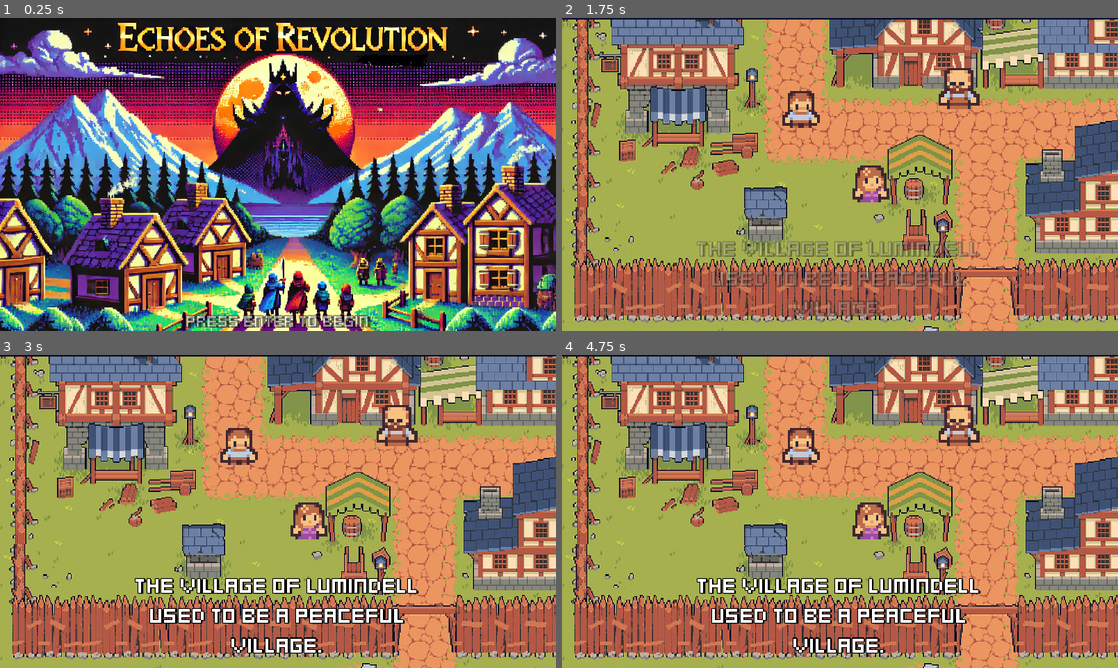
Above: before the commit, frames 1-4 (two rows, left to right).
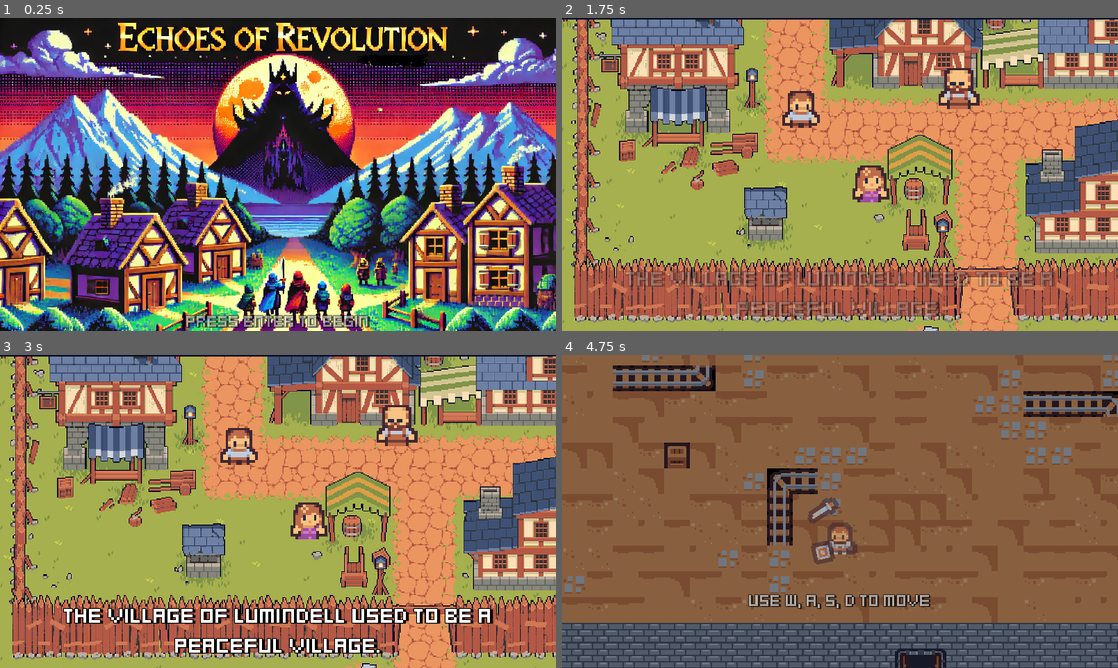
Above: after the commit, the same moments.

Repository: Salty9/GameJam
Game: Godot game, scene res://scenes/main.tscn
Two runs of this game, one before a commit and one after it. Both use one fixed random seed, a clock stepped at 60 frames per second and the inputs below.
Inputs (mouse positions are in pixels of both pictures, inside the frame that each line leads up to):
- Up to frame 1 (0.25 s): no input
- Up to frame 2 (1.75 s): tap Enter (ui_accept) at 0.5, 0.77, 0.8, 1.07, 1.35, 1.52 s; move the mouse to (962, 158) at 0.52 s; hold Right (ui_right) 0.53-1.28 s; click (962, 158) at 0.6 s; move the mouse to (728, 190) at 1.27 s; hold Down (ui_down) from 1.28 s (still down); click (728, 190) at 1.55 s
- Up to frame 3 (3 s): tap Enter (ui_accept) at 1.82, 2.3, 2.75 s; move the mouse to (333, 442) at 2.02 s; release Down (ui_down) at 2.03 s; hold Right (ui_right) 2.03-2.78 s; click (333, 442) at 2.1 s; move the mouse to (250, 574) at 2.77 s; hold Up (ui_up) from 2.78 s (still down); tap Shift (defend) at 2.85 s
- Up to frame 4 (4.75 s): tap Enter (ui_accept) at 3.02, 3.32, 3.5, 3.77, 3.8, 4.07, 4.52 s; click (812, 574) at 3.05 s; move the mouse to (1006, 558) at 3.52 s; release Up (ui_up) at 3.53 s; hold Left (ui_left) from 3.53 s (still down); tap Q (weapon_1) at 3.6 s; tap T (debug) at 4.15 s; move the mouse to (673, 464) at 4.27 s; tap E (weapon_2) at 4.35 s; click (673, 464) at 4.55 s

The runs differ from the first frame. In frame 1, 0.3% of the frame differs, in the area x 33-67%, y 94-100%; in frame 2, 5.4%; in frame 3, 6.4%; in frame 4, 98%, in the area x 0-100%, y 0-100%.

Commit message:
done

Diff:
--- a/data/story_separated.json
+++ b/data/story_separated.json
@@ -1,10 +1,10 @@
 {
-	"0":["The village of Lumindell used to be a peaceful village.","Everyone going about their own day like usual."],
-	"1":["On one unforeseen day,","they were attacked by the king's henchmen."],
-	"2":["The henchmen killed everyone in sight, none spared.","They looted the village and took the spoils of war to the king."],
-	"3":["By the time the young men returned from the hunt, it was too late. the whole town was massacred"],
-	"4":["Enough was enough.","No longer would they bear the whims and folly of the king..."],
-	"5":["Taking up their arms, they make their way towards the despotic king","with one thing in mind..."],
-	"6":["the brave heroes make their way through a barren, wasteland filled with deadly creatures","to avenge their fallen countrymen and to put an end to this reign of tyranny"],
-	"7":["the journey:","long and arduous, losses sufferred and lives lost, they rose to the occasion because heroes never die"]
+	"0":["The village of Lumindell used to be a peaceful village.","Everyone going about their own day like usual.","press enter to continue..."],
+	"1":["On one unforeseen day,","they were attacked by the king's henchmen.","press enter to continue..."],
+	"2":["The henchmen killed everyone in sight, none spared.","They looted the village and took the spoils of war to the king.","press enter to continue..."],
+	"3":["By the time the young men returned from the hunt, it was too late. the whole town was massacred","press enter to continue..."],
+	"4":["Enough was enough.","No longer would they bear the whims and folly of the king...","press enter to continue..."],
+	"5":["Taking up their arms, they make their way towards the despotic king","with one thing in mind...","press enter to continue..."],
+	"6":["the brave heroes make their way through a barren, wasteland filled with deadly creatures","to avenge their fallen countrymen and to put an end to this reign of tyranny","press enter to continue..."],
+	"7":["the journey:","long and arduous,"," losses sufferred and lives lost,","they rose to the occasion because","heroes never die","press enter to continue..."]
 }
--- a/scenes/checkpoint.tscn
+++ b/scenes/checkpoint.tscn
@@ -1,8 +1,7 @@
-[gd_scene load_steps=5 format=3 uid="uid://cgyp7d3vqlvam"]
+[gd_scene load_steps=4 format=3 uid="uid://cgyp7d3vqlvam"]
 
 [ext_resource type="Script" path="res://scripts/checkpoint.gd" id="1_5j2sv"]
 [ext_resource type="Texture2D" uid="uid://b44hwivmjmsx" path="res://assets/Tilemap/tilemap_packed.png" id="2_2rxh6"]
-[ext_resource type="Texture2D" uid="uid://dn2x04ajcone1" path="res://assets/red_pointer.png" id="3_wdtdr"]
 
 [sub_resource type="RectangleShape2D" id="RectangleShape2D_8ao42"]
 size = Vector2(48, 48)
@@ -26,9 +25,4 @@
 shape = SubResource("RectangleShape2D_8ao42")
 
 [node name="Marker2D" type="Marker2D" parent="."]
-position = Vector2(-45, -47)
-
-[node name="Pointer" type="Sprite2D" parent="."]
-visible = false
-position = Vector2(0, -104)
-texture = ExtResource("3_wdtdr")
+position = Vector2(-80, -77)
--- a/scenes/final.tscn
+++ b/scenes/final.tscn
@@ -35,10 +35,11 @@
 theme_override_colors/font_color = Color(1, 1, 1, 1)
 theme_override_colors/font_shadow_color = Color(0, 0, 0, 1)
 theme_override_colors/font_outline_color = Color(0, 0, 0, 1)
-theme_override_constants/shadow_offset_x = 5
-theme_override_constants/outline_size = 5
+theme_override_constants/shadow_offset_x = 3
+theme_override_constants/outline_size = 6
 theme_override_fonts/font = ExtResource("1_wm05o")
 theme_override_font_sizes/font_size = 32
 text = "
 "
 horizontal_alignment = 1
+autowrap_mode = 3
--- a/scenes/level_1.tscn
+++ b/scenes/level_1.tscn
@@ -235,6 +235,18 @@
 position = Vector2(264, 55)
 collision_mask = 1
 
+[node name="WizardEnemy6" parent="Checkpoints/CheckpointStatue3" instance=ExtResource("5_elxo5")]
+position = Vector2(-185, 241)
+collision_mask = 1
+
+[node name="WizardEnemy7" parent="Checkpoints/CheckpointStatue3" instance=ExtResource("5_elxo5")]
+position = Vector2(-230, -53)
+collision_mask = 1
+
+[node name="WizardEnemy8" parent="Checkpoints/CheckpointStatue3" instance=ExtResource("5_elxo5")]
+position = Vector2(94, -140)
+collision_mask = 1
+
 [node name="BorderMarkers" type="Node2D" parent="."]
 
 [node name="TopLeft" type="Marker2D" parent="BorderMarkers"]
--- a/scenes/main.tscn
+++ b/scenes/main.tscn
@@ -1,73 +1,16 @@
-[gd_scene load_steps=8 format=3 uid="uid://ds7bu763rhhpr"]
+[gd_scene load_steps=9 format=3 uid="uid://ds7bu763rhhpr"]
 
 [ext_resource type="Script" path="res://scripts/main.gd" id="1_b37qg"]
 [ext_resource type="PackedScene" uid="uid://c7h3f7n2w2lan" path="res://scenes/story.tscn" id="1_uvrhv"]
 [ext_resource type="Script" path="res://scripts/level_transition.gd" id="2_jotxe"]
 [ext_resource type="FontFile" uid="uid://d3sf1su1avyn" path="res://assets/font/kenney_mini_square.ttf" id="3_5onx8"]
 [ext_resource type="Script" path="res://scripts/title_screen.gd" id="5_hkwg0"]
+[ext_resource type="AudioStream" uid="uid://dp7a12uimp3eu" path="res://assets/audio/title_bgm_cut.mp3" id="6_60uup"]
 [ext_resource type="Texture2D" uid="uid://ftgbgsci3f8n" path="res://assets/posters/Title screen/Title screen.png" id="6_opayq"]
 [ext_resource type="PackedScene" uid="uid://chytuw41ovv2s" path="res://scenes/final.tscn" id="7_c51ds"]
 
 [node name="Main" type="Node"]
 script = ExtResource("1_b37qg")
-
-[node name="LevelTransition" type="Control" parent="."]
-modulate = Color(1, 1, 1, 0)
-layout_mode = 3
-anchors_preset = 15
-anchor_right = 1.0
-anchor_bottom = 1.0
-grow_horizontal = 2
-grow_vertical = 2
-script = ExtResource("2_jotxe")
-
-[node name="MidLabel" type="Label" parent="LevelTransition"]
-layout_mode = 1
-anchors_preset = 8
-anchor_left = 0.5
-anchor_top = 0.5
-anchor_right = 0.5
-anchor_bottom = 0.5
-offset_left = -433.5
-offset_top = -82.5
-offset_right = 433.5
-offset_bottom = 82.5
-grow_horizontal = 2
-grow_vertical = 2
-theme_override_fonts/font = ExtResource("3_5onx8")
-theme_override_font_sizes/font_size = 42
-text = "
-new weapon unlocked: axe
-switch between weapons using 'q' and 'e'
-on your keyboard"
-horizontal_alignment = 1
-
-[node name="TopLabel" type="Label" parent="LevelTransition"]
-layout_mode = 1
-anchors_preset = 10
-anchor_right = 1.0
-offset_bottom = 53.0
-grow_horizontal = 2
-theme_override_fonts/font = ExtResource("3_5onx8")
-theme_override_font_sizes/font_size = 46
-text = "level 1 complete
-"
-horizontal_alignment = 1
-
-[node name="LowerLabel" type="Label" parent="LevelTransition"]
-modulate = Color(1, 1, 1, 0)
-layout_mode = 1
-anchors_preset = 12
-anchor_top = 1.0
-anchor_right = 1.0
-anchor_bottom = 1.0
-offset_top = -40.0
-grow_horizontal = 2
-grow_vertical = 0
-theme_override_fonts/font = ExtResource("3_5onx8")
-theme_override_font_sizes/font_size = 32
-text = "press' enter' key to continue to level 2"
-horizontal_alignment = 1
 
 [node name="Story" parent="." instance=ExtResource("1_uvrhv")]
 
@@ -102,12 +45,74 @@
 theme_override_colors/font_color = Color(1, 1, 1, 1)
 theme_override_colors/font_shadow_color = Color(0, 0, 0, 1)
 theme_override_colors/font_outline_color = Color(0, 0, 0, 1)
-theme_override_constants/shadow_offset_x = 5
-theme_override_constants/outline_size = 5
+theme_override_constants/shadow_offset_x = 3
+theme_override_constants/outline_size = 6
 theme_override_fonts/font = ExtResource("3_5onx8")
 theme_override_font_sizes/font_size = 32
 text = "press enter to begin"
 horizontal_alignment = 1
 
+[node name="AudioStreamPlayer" type="AudioStreamPlayer" parent="TitleScreen"]
+stream = ExtResource("6_60uup")
+volume_db = -10.0
+autoplay = true
+
 [node name="Final" parent="." instance=ExtResource("7_c51ds")]
 modulate = Color(1, 1, 1, 0)
+
+[node name="LevelTransition" type="Control" parent="."]
+modulate = Color(1, 1, 1, 0)
+layout_mode = 3
+anchors_preset = 15
+anchor_right = 1.0
+anchor_bottom = 1.0
+grow_horizontal = 2
+grow_vertical = 2
+script = ExtResource("2_jotxe")
+
+[node name="MidLabel" type="Label" parent="LevelTransition"]
+layout_mode = 1
+anchors_preset = 8
+anchor_left = 0.5
+anchor_top = 0.5
+anchor_right = 0.5
+anchor_bottom = 0.5
+offset_left = -433.5
+offset_top = -82.5
+offset_right = 433.5
+offset_bottom = 82.5
+grow_horizontal = 2
+grow_vertical = 2
+theme_override_fonts/font = ExtResource("3_5onx8")
+theme_override_font_sizes/font_size = 42
+text = "new weapon unlocked: axe
+switch between weapons using 'q' and 'e'
+on your keyboard"
+horizontal_alignment = 1
+
+[node name="TopLabel" type="Label" parent="LevelTransition"]
+layout_mode = 1
+anchors_preset = 10
+anchor_right = 1.0
+offset_bottom = 53.0
+grow_horizontal = 2
+theme_override_fonts/font = ExtResource("3_5onx8")
+theme_override_font_sizes/font_size = 46
+text = "level 1 complete
+"
+horizontal_alignment = 1
+
+[node name="LowerLabel" type="Label" parent="LevelTransition"]
+modulate = Color(1, 1, 1, 0)
+layout_mode = 1
+anchors_preset = 12
+anchor_top = 1.0
+anchor_right = 1.0
+anchor_bottom = 1.0
+offset_top = -40.0
+grow_horizontal = 2
+grow_vertical = 0
+theme_override_fonts/font = ExtResource("3_5onx8")
+theme_override_font_sizes/font_size = 32
+text = "press' enter' key to continue to level 2"
+horizontal_alignment = 1
--- a/scenes/player/basic_player_1.tscn
+++ b/scenes/player/basic_player_1.tscn
@@ -37,8 +37,8 @@
 theme_override_colors/font_color = Color(1, 1, 1, 1)
 theme_override_colors/font_shadow_color = Color(0, 0, 0, 1)
 theme_override_colors/font_outline_color = Color(0, 0, 0, 1)
-theme_override_constants/shadow_offset_x = 5
-theme_override_constants/outline_size = 5
+theme_override_constants/shadow_offset_x = 3
+theme_override_constants/outline_size = 6
 theme_override_fonts/font = ExtResource("2_echto")
 theme_override_font_sizes/font_size = 32
 text = "dsafgsdfgsdfgsdfgsdfg"
--- a/scenes/story.tscn
+++ b/scenes/story.tscn
@@ -2,7 +2,7 @@
 
 [ext_resource type="Script" path="res://scripts/story.gd" id="1_fwkbf"]
 [ext_resource type="FontFile" uid="uid://d3sf1su1avyn" path="res://assets/font/kenney_mini_square.ttf" id="2_sgwtp"]
-[ext_resource type="AudioStream" uid="uid://c1eoc2m8idipb" path="res://assets/audio/story-bgm.mp3" id="3_sdpji"]
+[ext_resource type="AudioStream" uid="uid://bx3e6mc6xemow" path="res://assets/audio/story_bgm_new.mp3" id="3_l5d3f"]
 
 [node name="Story" type="Control"]
 layout_mode = 3
@@ -30,23 +30,22 @@
 anchor_top = 1.0
 anchor_right = 0.5
 anchor_bottom = 1.0
-offset_left = -300.0
+offset_left = -445.0
 offset_top = -83.0
-offset_right = 300.0
+offset_right = 448.0
 offset_bottom = -17.0
 grow_horizontal = 2
 grow_vertical = 0
 theme_override_colors/font_color = Color(1, 1, 1, 1)
 theme_override_colors/font_shadow_color = Color(0, 0, 0, 1)
 theme_override_colors/font_outline_color = Color(0, 0, 0, 1)
-theme_override_constants/shadow_offset_x = 3
+theme_override_constants/shadow_offset_x = 5
 theme_override_constants/outline_size = 6
 theme_override_fonts/font = ExtResource("2_sgwtp")
 theme_override_font_sizes/font_size = 42
-text = "The village of Lumindell used to be a peaceful village. Everyone going about their own day like usual."
 horizontal_alignment = 1
-autowrap_mode = 3
+autowrap_mode = 2
 
 [node name="AudioStreamPlayer" type="AudioStreamPlayer" parent="."]
-stream = ExtResource("3_sdpji")
-volume_db = -20.0
+stream = ExtResource("3_l5d3f")
+volume_db = -10.0
--- a/scripts/checkpoint.gd
+++ b/scripts/checkpoint.gd
@@ -2,33 +2,19 @@
 
 signal statue_broken
 
-var enemy_count:int =0
+
 
 
 
 func _ready()->void:
 	super._ready()
-	disable()
 	no_health_remaining.connect(on_statue_broken)
-	for child in get_children():
-		if child is Character and child.is_in_group("enemy_group"):
-			child.dead.connect(on_enemy_dead)
-			enemy_count += 1
+	health_bar.show()
 
 
-func on_enemy_dead():
-	enemy_count -= 1
-	if enemy_count == 0:
-		enable()
-
-		$Pointer.show()
-		var tween:Tween = get_tree().create_tween()
-		tween.tween_property($Pointer,"global_position:y",global_position.y - 10,1)
-		tween.tween_property($Pointer,"global_position:y",global_position.y + 10,1)
-		tween.set_loops()
 
 func on_statue_broken()->void:
+	GlobalAudioServer.play_audio("res://assets/audio/fountain_broking.wav",global_position)
 	$Sprite2D.show()
 	statue_broken.emit()
 	health_bar.hide()
-	$Pointer.hide()
--- a/scripts/enemy/boss_enemy.gd
+++ b/scripts/enemy/boss_enemy.gd
@@ -3,9 +3,17 @@
 
 func _ready()->void:
 	super._ready()
-	$DamageSystem.health_changed.connect(on_health_changed)
+	$DamageSystem.took_damage.connect(on_took_damage)
 
-func on_health_changed(_new_health)->void:
+func on_took_damage(damage)->void:
 	$AnimatedSprite2D.material.set_shader_parameter("flash",true)
 	await get_tree().create_timer(0.5).timeout
 	$AnimatedSprite2D.material.set_shader_parameter("flash",false)
+	if $DamageSystem.health != 0:
+		GlobalAudioServer.play_audio("res://assets/audio/boss_grunt.wav",global_position)
+
+
+func die()->void:
+
+	GlobalAudioServer.play_audio("res://assets/audio/boss_dead.wav",global_position)
+	super.die()
--- a/scripts/enemy/wizard_enemy.gd
+++ b/scripts/enemy/wizard_enemy.gd
@@ -6,8 +6,8 @@
 
 
 func on_took_damage(damage_taken:int)->void:
-
-	GlobalAudioServer.play_audio("res://assets/audio/enemy_grunt.wav",global_position)
+	if $DamageSystem.health != 0:
+		GlobalAudioServer.play_audio("res://assets/audio/enemy_grunt.wav",global_position)
 
 	$AnimatedSprite2D.material.set_shader_parameter("enabled",true)
 	await get_tree().create_timer(1).timeout
@@ -17,3 +17,9 @@
 	if $MovementComponent.normalized_dir.x != 0:
 		$AnimatedSprite2D.flip_h = $MovementComponent.normalized_dir.x < 0
 		$Stick.position.x = -$Stick.position.x if $AnimatedSprite2D.flip_h else $Stick.position.x
+
+
+func die()->void:
+
+	GlobalAudioServer.play_audio("res://assets/audio/enemy_dead2.wav",global_position)
+	super.die()
--- a/scripts/final.gd
+++ b/scripts/final.gd
@@ -7,11 +7,14 @@
 	await tween.finished
 	tween.stop()
 	tween.kill()
-	for text in Texts.story_texts["7"]:
+	for i in range( Texts.story_texts["7"].size()):
+		var text  = Texts.story_texts["7"][i]
 		var text_tween :Tween = get_tree().create_tween()
+		$Label.text = text
 		text_tween.tween_property($Label,"modulate:a",1,1)
 		text_tween.tween_interval(text.length()/10.0)
-		text_tween.tween_property($Label,"modulate:a",0,1)
+		if i <  Texts.story_texts["7"].size()-1:
+			text_tween.tween_property($Label,"modulate:a",0,1)
 		await text_tween.finished
 		text_tween.stop()
 		text_tween.kill()
--- a/scripts/level.gd
+++ b/scripts/level.gd
@@ -8,6 +8,10 @@
 @export var boss_scene:PackedScene
 
 @export var player:Character
+
+func _process(delta: float) -> void:
+	if Input.is_action_just_pressed("debug"):
+		level_complete.emit()
 
 func _ready()->void:
 	player.dead.connect(on_player_death)
--- a/scripts/level_transition.gd
+++ b/scripts/level_transition.gd
@@ -15,15 +15,14 @@
 
 
 func show_transition()->void:
-	modulate.a = 0
 	continued = false
-
 
 	await get_tree().create_tween().tween_property(self,"modulate:a",1,1).finished
 
 
 	tween = get_tree().create_tween()
 
+
 	tween.tween_property($LowerLabel,"modulate:a",1,0.5)
 	tween.tween_property($LowerLabel,"modulate:a",0,0.5)
 	tween.set_loops()
--- a/scripts/main.gd
+++ b/scripts/main.gd
@@ -21,8 +21,7 @@
 
 func load_level(level_index:int=0)->void:
 	loaded_level_index = level_index
-	if loaded_level != null:
-		loaded_level.queue_free()
+
 	var level = levels[level_index].instantiate()
 
 	level.modulate.a = 0
@@ -40,12 +39,12 @@
 func on_level_complete()->void:
 	if loaded_level != null:
 		var tween:Tween = get_tree().create_tween()
-		tween.tween_property(loaded_level,"modulate:a",0,2)
+		tween.tween_property(loaded_level,"modulate:a",0,1)
 		await tween.finished
 		tween.stop()
 		tween.kill()
+		loaded_level.queue_free()
 	if loaded_level_index == 0:
-
 
 		$LevelTransition.show_transition()
 		$LevelTransition.key_pressed.connect(on_level_transition_showed)
--- a/scripts/player/player_shield.gd
+++ b/scripts/player/player_shield.gd
@@ -21,6 +21,7 @@
 func on_shield_took_damage(damage:int):
 	if not $DefenseTimer.is_stopped():
 		$Sprite2D/CPUParticles2D.emitting=true
+		GlobalAudioServer.play_audio("res://assets/audio/shield.wav",global_position)
 
 func defend()->void:
 	if $Timer.is_stopped():
--- a/scripts/story.gd
+++ b/scripts/story.gd
@@ -4,6 +4,14 @@
 
 signal text_showed
 signal story_showed
+
+var allow_next :bool = false
+
+func _process(delta: float) -> void:
+	if Input.is_action_just_pressed("ui_accept") and allow_next:
+		text_showed.emit()
+	elif Input.is_action_just_pressed("debug"):
+		story_showed.emit()
 
 func show_story_line()->void:
 	$AudioStreamPlayer.play()
@@ -31,7 +39,9 @@
 		tween.stop()
 		tween.kill()
 		tween = get_tree().create_tween()
+		tween.tween_property($Label,"modulate:a",0,1)
 		tween.tween_property($TextureRect,"modulate:a",0,2)
+
 		await tween.finished
 		tween.stop()
 		tween.kill()
@@ -39,14 +49,17 @@
 
 
 func show_story_text(index:int):
+	allow_next = false
 	var array = Texts.story_texts[str(index)]
 	for i in range(array.size()):
 		var tween:Tween = get_tree().create_tween()
 		$Label.text = array[i]
 		tween.tween_property($Label,"modulate:a",1,1)
 		tween.tween_interval(array[i].length()/10.0)
-		tween.tween_property($Label,"modulate:a",0,1)
+		if i < array.size()-1:
+			tween.tween_property($Label,"modulate:a",0,1)
 		await tween.finished
 		tween.stop()
 		tween.kill()
-	text_showed.emit()
+	allow_next = true
+	$Label.modulate.a = 1
Not shown, added: assets/audio/boss_dead.wav.import
Not shown, added: assets/audio/boss_grunt.wav.import
Not shown, added: assets/audio/character_grunt.wav.import
Not shown, added: assets/audio/enemy_dead.wav.import
Not shown, added: assets/audio/enemy_dead2.wav.import
Not shown, added: assets/audio/fountain_breaking.wav.import
Not shown, changed: assets/audio/player_dead.wav.import
Not shown, added: assets/audio/shield.wav.import
Not shown, added: assets/audio/story_bgm_new.mp3.import
Not shown, added: assets/audio/title_bgm_cut.mp3.import
Not shown, added: assets/audio/boss_dead.wav
Not shown, added: assets/audio/boss_grunt.wav
(and 8 more such lines)
